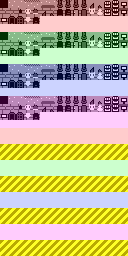
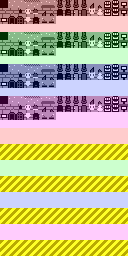
Layered file, before and after one edit (128 x 256). Changes by layer:
painted on "Layer 0" over [40, 16, 56, 120]
